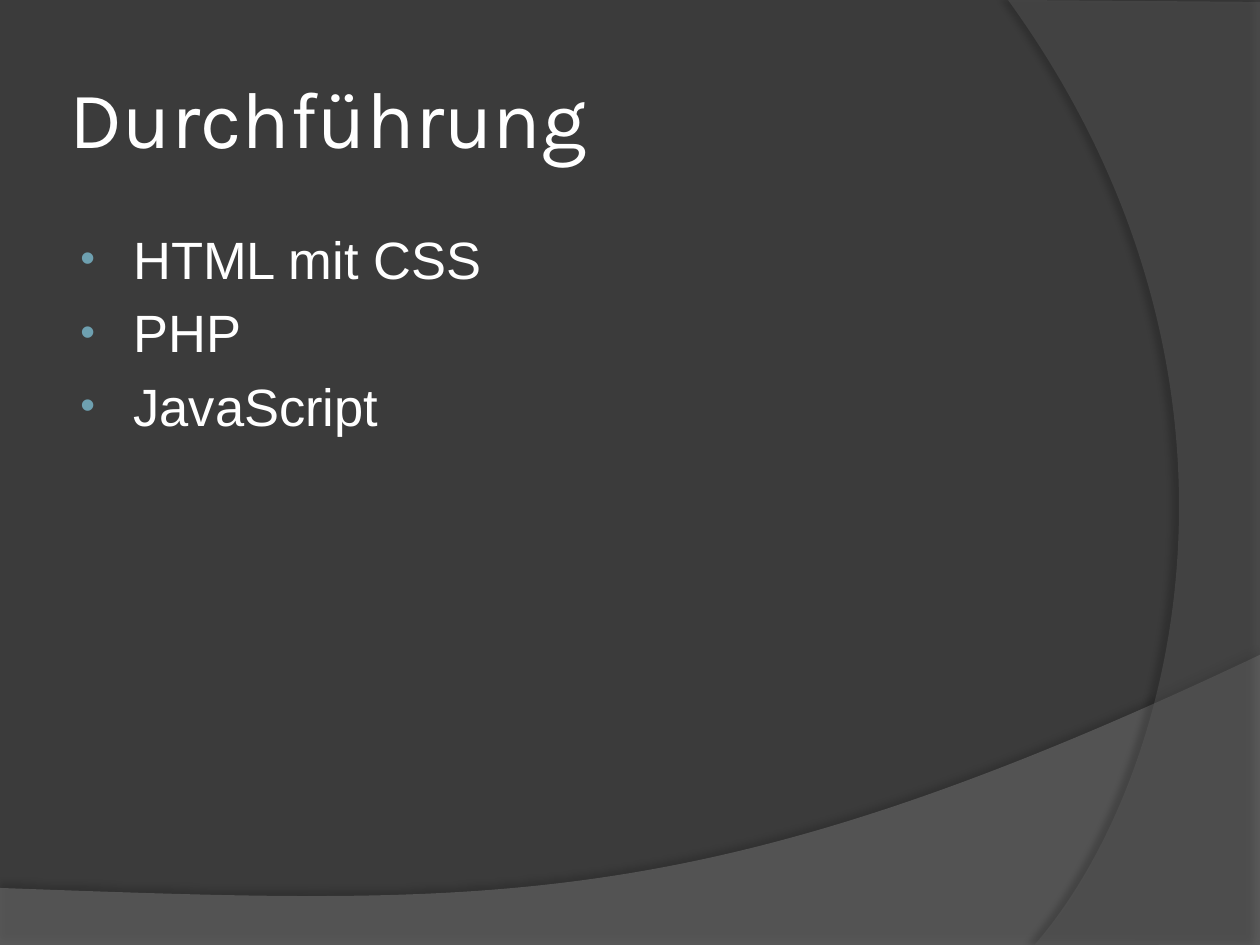
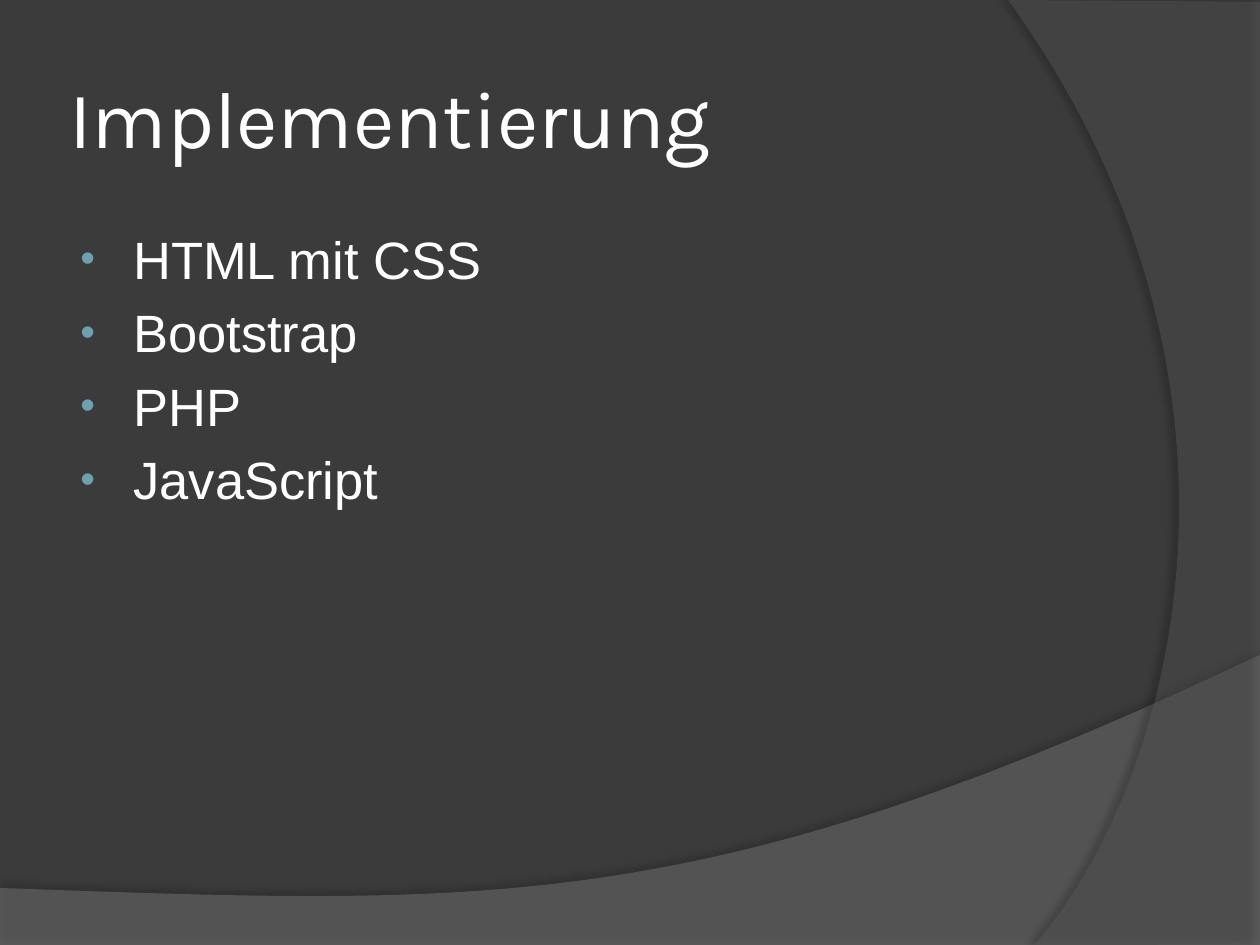
Before and after one commit to L0RDGRlM/klaraoppquiz, a slide deck: slide 6 of KlaraOpp-Quiz.pptx (slide 5 before the commit). Drawn at 1260x945 pixels with LibreOffice and Linux fonts; fonts in the diff are those of the drawing. Boxes give left, top, right and bottom in pixels: in the first picture for what was removed or moved away, otherwise in the second. Text is boxed around its words. In the diff, an @@ line names an element or a change of style, - is before the commit and + after.

```diff
--- a/KlaraOpp-Quiz.pptx
+++ b/KlaraOpp-Quiz.pptx
@@ title at [69, 92, 710, 168]: text changed @@
-Durchführung
+Implementierung
@@ text at [133, 316, 357, 363]: paragraph added @@
+• Bootstrap
```
Also in this commit, not shown: 1 other slide changed, 1 slide added.
